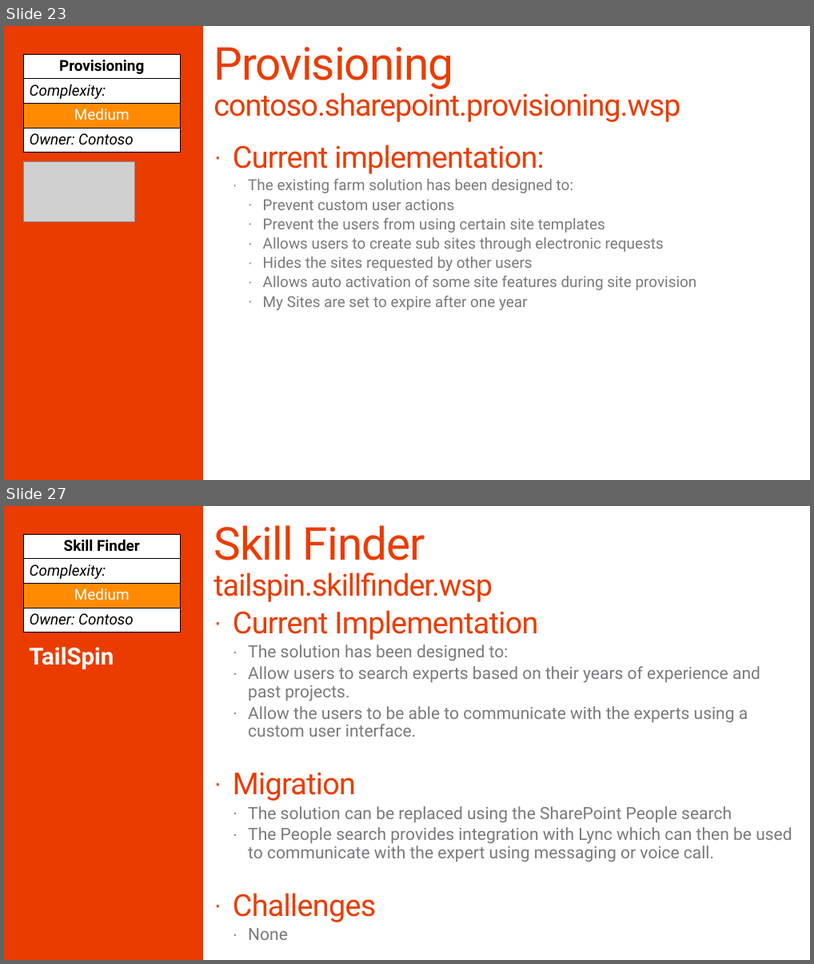
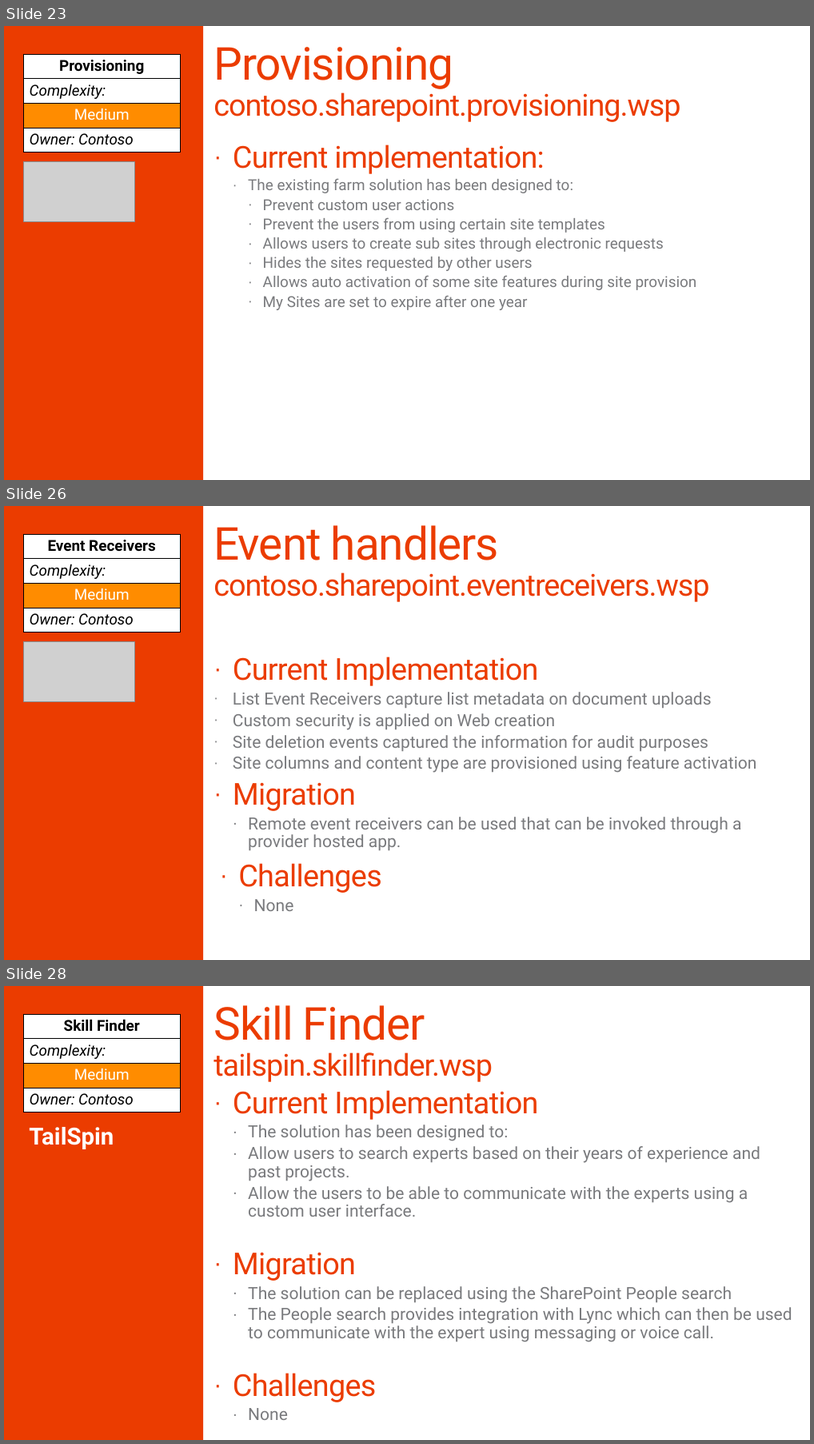
Before and after one commit to SharePoint/PnP-Guidance, a slide deck: PnP Transformation Process/Samples/PnP Transformation - Solution Assessment Report - Contoso.pptx. Shown one above the other, each under a label of ours: slides 23 and 27 before the commit, slides 23, 26 and 28 after it; the slides between them are not shown. The pictures are 814x964 and 814x1444 pixels, drawn with LibreOffice and Linux fonts; fonts in the diff are those of the drawing; grey boxes stand for pictures; background and template pictures are left out. Boxes give left, top, right and bottom in pixels: in the first picture for what was removed or moved away, otherwise in the second. Text is boxed around its words. In the diff, an @@ line names an element or a change of style, - is before the commit and + after.

Commit message:
Changes to Assessment ans Solution documents

```diff
--- a/PnP Transformation Process/Samples/PnP Transformation - Solution Assessment Report - Contoso.pptx
+++ b/PnP Transformation Process/Samples/PnP Transformation - Solution Assessment Report - Contoso.pptx
@@ slide 26 added at [4,506,810,960], background #FFFFFF; not listed: 1 template element that a slide beside it also shows @@
@@ title added at [214,525,710,602], 36 pt, text #EB3C00 @@
+Event handlers
+contoso.sharepoint.eventreceivers.wsp
@@ table added at [23,534,181,632], 4 rows, 1 columns @@
+Event Receivers
+Complexity:
+Medium
+Owner: Contoso
@@ picture added at [23,641,134,701] @@
@@ text added at [233,656,757,850], 20 pt, text #797A7D @@
+· Current Implementation
+· List Event Receivers capture list metadata on document uploads
+· Custom security is applied on Web creation
+· Site deletion events captured the information for audit purposes
+· Site columns and content type are provisioned using feature activation
+· Migration
+  · Remote event receivers can be used that can be invoked through a provider hosted app.
@@ text added at [238,863,382,911], 36 pt, text #EB3C00 @@
+· Challenges
+  · None
@@ what was slide 27 is now slide 28 @@
```
Also in this commit, not shown: 4 slides changed, 3 other files.
